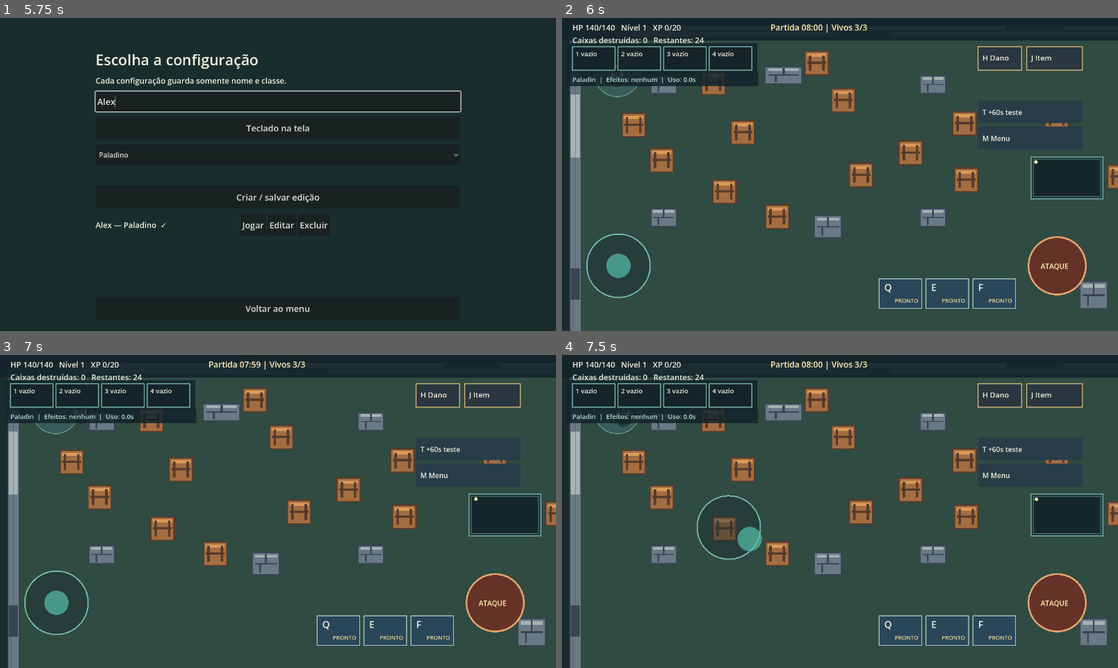
Above: before the commit, frames 1-4 (two rows, left to right).
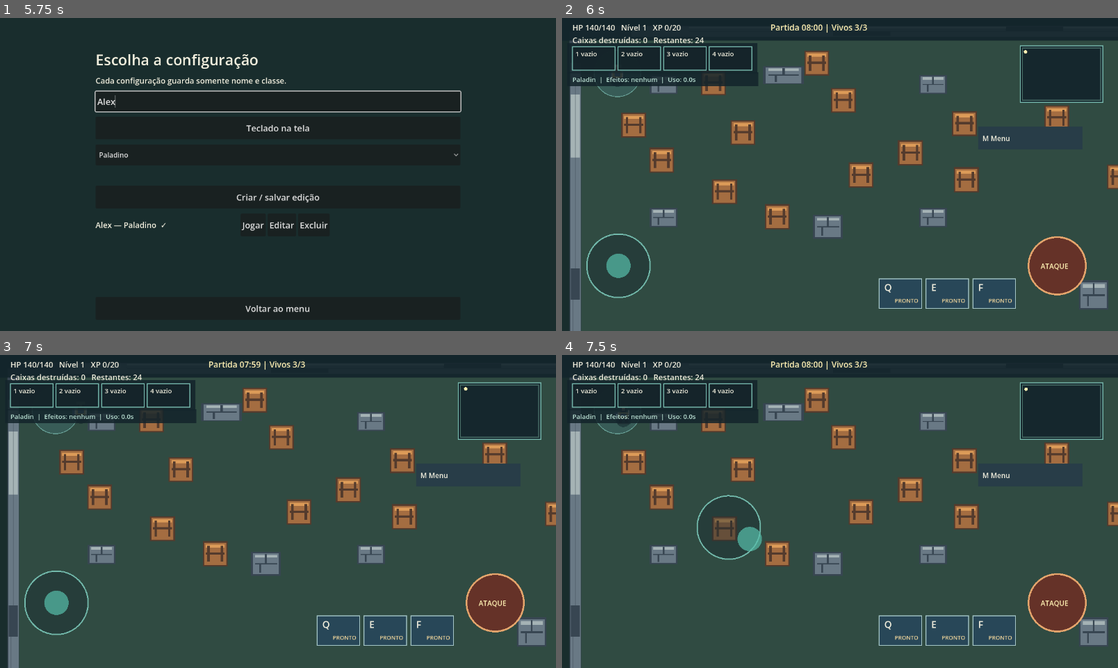
Above: after the commit, the same moments.

Repository: LRFSousa/RagArena
Game: Godot game, scene res://scenes/main.tscn
Same seed, same stepped clock (60 frames per second), same inputs: the game is played once before the commit and once after it.
Inputs (mouse positions are in pixels of both pictures, inside the frame that each line leads up to):
- Up to frame 1 (5.75 s): click (278, 102) at 0.52 s; type "Alex" at 0.6 s; click "Teclado na tela" at 1.25 s; click "Criar personagem local" at 2 s; click "Arena" at 2.75 s; click (278, 102) at 3.52 s; type "Alex" at 3.6 s; click "Criar / salvar edição" at 4.25 s; click (278, 102) at 5.02 s; type "Alex" at 5.1 s
- Up to frame 2 (6 s): click "Jogar" at 5.75 s
- Up to frame 3 (7 s): tap Enter at 6.5 s; move the mouse to (400, 495) at 6.52 s; hold D (move_right) from 6.53 s (still down); hold Space (attack) from 6.53 s (still down); click (400, 495) at 6.67 s
- Up to frame 4 (7.5 s): release D (move_right) at 7.25 s; release Space (attack) at 7.25 s; tap R (restart) at 7.25 s; drag from (728, 527) to (812, 574) at 7.27 s

Frame 1 is identical in both runs. In frame 2, 4.2% of the frame differs, in the area x 74-98%, y 8-58%; in frame 3, 4.2%; in frame 4, 4.2%.

Commit message:
Move minimap and extend sword swing across two cells

Diff:
--- a/scripts/arena.gd
+++ b/scripts/arena.gd
@@ -25,7 +25,7 @@
 @export var enable_debug_controls := true
 @export var allow_class_change := true
 @export var attack_interval := 0.42
-@export var attack_range := 92.0
+@export var attack_range := 152.0
 
 var player
 var camera: Camera2D
@@ -255,19 +255,37 @@
 func perform_attack() -> bool:
 	var start: Vector2 = player.position + player.facing * 24.0
 	var end: Vector2 = player.position + player.facing * attack_range
-	var query := PhysicsRayQueryParameters2D.create(start, end, 2, [player.get_rid()])
-	var hit := get_world_2d().direct_space_state.intersect_ray(query)
-	attack_end = hit.get("position", end)
+	var excludes: Array[RID] = [player.get_rid()]
+	var hit_crate := false
+	var melee: bool = combat.class_id == "paladin" or combat.class_id == "assassin"
+	attack_end = end
 	attack_flash = 0.12
 	player.show_attack()
-	if not hit.is_empty() and hit["collider"] is StaticBody2D and hit["collider"].has_method("take_crate_damage") and hit["collider"].destructible:
-		var damage_level: int = test_level if test_level > 0 else progression.level
-		hit["collider"].take_crate_damage(CombatRules.crate_damage(damage_level))
-		game_audio.play_cue("hit")
-		return true
-	else:
+	# O mesmo golpe percorre dois quadros. Alvos atingidos são excluídos da próxima
+	# consulta; pedra e paredes de fechamento interrompem o trajeto.
+	for i in range(8):
+		var query := PhysicsRayQueryParameters2D.create(start, end, 2 | 4, excludes)
+		var hit := get_world_2d().direct_space_state.intersect_ray(query)
+		if hit.is_empty():
+			break
+		var target: Object = hit["collider"]
+		if target is StaticBody2D:
+			if not target.has_method("take_crate_damage") or not target.destructible:
+				attack_end = hit["position"]
+				break
+			var damage_level: int = test_level if test_level > 0 else progression.level
+			target.take_crate_damage(CombatRules.crate_damage(damage_level))
+			hit_crate = true
+			game_audio.play_cue("hit")
+		elif target is CombatBot and melee:
+			combat.hit_bot(target, int(combat.stats()["damage"]))
+		excludes.append(target.get_rid())
+	if melee:
+		if combat.invisible > 0.0:
+			combat.invisible = 0.0
+	elif not hit_crate:
 		combat.fire_basic()
-	return false
+	return hit_crate
 
 func _input(event: InputEvent) -> void:
 	if event is InputEventKey and event.pressed and not event.echo:
@@ -295,20 +313,9 @@
 				restart_game()
 			elif Rect2(958, 250, 240, 52).has_point(event.position):
 				menu_requested.emit()
-			elif enable_debug_controls and Rect2(958, 190, 240, 52).has_point(event.position):
-				match_controller.advance(60.0)
 			elif event.position.y >= 65 and event.position.y <= 122 and event.position.x >= 24 and event.position.x < 444:
 				var slot_index := int((event.position.x - 24.0) / 105.0)
 				inventory.use_slot(slot_index)
-			elif event.position.y >= 65 and event.position.y <= 122 and event.position.x >= 958 and event.position.x < 1058:
-				debug_take_damage()
-			elif event.position.y >= 65 and event.position.y <= 122 and event.position.x >= 1070 and event.position.x < 1198:
-				debug_spawn_next_item()
-			elif event.position.y >= 125 and event.position.y <= 177 and event.position.x >= 1055 and event.position.x < 1198 and match_controller.player_eliminated:
-				match_controller.next_spectator()
-			elif event.position.y >= 125 and event.position.y <= 177 and event.position.x >= 1055 and event.position.x < 1198 and allow_class_change and match_controller.state == "active":
-				var classes := ["paladin", "mage", "assassin", "archer"]
-				combat.select_class(classes[(classes.find(combat.class_id) + 1) % classes.size()])
 			elif event.position.y >= 600 and event.position.y <= 668 and event.position.x >= 730 and event.position.x < 1054 and match_controller.state == "active" and inventory.hp > 0:
 				if combat.use_skill(int((event.position.x - 730.0) / 108.0)):
 					game_audio.play_cue("skill")
--- a/scripts/arena_hud.gd
+++ b/scripts/arena_hud.gd
@@ -2,6 +2,7 @@
 class_name ArenaHud
 
 var arena: Node2D
+const MINIMAP_RECT := Rect2(1055, 64, 190, 130)
 
 func _draw() -> void:
 	if arena == null:
@@ -19,20 +20,10 @@
 			draw_string(ThemeDB.fallback_font, origin + Vector2(7, 22), "%d %s" % [i + 1, item_text], HORIZONTAL_ALIGNMENT_LEFT, 90, 15, Color("f3f0df"))
 			if slot["quantity"] > 1:
 				draw_string(ThemeDB.fallback_font, origin + Vector2(74, 46), "x%d" % slot["quantity"], HORIZONTAL_ALIGNMENT_LEFT, 25, 15, Color("ffe0a0"))
-	if arena.enable_debug_controls:
-		for button in [[Rect2(958, 66, 100, 54), "H Dano"], [Rect2(1070, 66, 128, 54), "J Item"]]:
-			draw_rect(button[0], Color(0.16, 0.2, 0.25, 0.88))
-			draw_rect(button[0], Color("d6b77b"), false, 2)
-			draw_string(ThemeDB.fallback_font, button[0].position + Vector2(10, 32), button[1], HORIZONTAL_ALIGNMENT_LEFT, -1, 17, Color("f3f0df"))
-		if arena.allow_class_change or arena.match_controller != null and arena.match_controller.player_eliminated:
-			draw_rect(Rect2(1055, 125, 143, 52), Color("283d48"))
-			draw_string(ThemeDB.fallback_font, Vector2(1064, 157), "TAB Ver" if arena.match_controller != null and arena.match_controller.player_eliminated else "TAB Classe", HORIZONTAL_ALIGNMENT_LEFT, -1, 16, Color("f3f0df"))
-		draw_rect(Rect2(958, 190, 240, 52), Color("283d48"))
-		draw_string(ThemeDB.fallback_font, Vector2(968, 223), "T +60s teste", HORIZONTAL_ALIGNMENT_LEFT, -1, 16, Color("f3f0df"))
 	draw_rect(Rect2(958, 250, 240, 52), Color("283d48"))
 	draw_string(ThemeDB.fallback_font, Vector2(968, 283), "M Menu", HORIZONTAL_ALIGNMENT_LEFT, -1, 16, Color("f3f0df"))
 	# Minimap provisório: mostra limites, área segura e jogador, sem revelar oponentes.
-	var map_box := Rect2(1080, 320, 165, 96)
+	var map_box := MINIMAP_RECT
 	draw_rect(map_box, Color("13242be8"))
 	draw_rect(map_box, Color("79bcb0"), false, 2)
 	if arena.match_controller != null and arena.player != null:
--- a/scripts/main_flow.gd
+++ b/scripts/main_flow.gd
@@ -200,6 +200,7 @@
 		arena.queue_free()
 	arena = ArenaScene.instantiate()
 	arena.allow_class_change = false
+	arena.enable_debug_controls = false
 	add_child(arena)
 	arena.combat.select_class(str(preset["class_id"]))
 	arena.restart_requested.connect(_restart_match)
--- /dev/null
+++ b/tests/release07_attack_range.gd
@@ -0,0 +1,65 @@
+extends SceneTree
+
+const ArenaScene = preload("res://scenes/arena.tscn")
+const CrateScene = preload("res://scenes/crate.tscn")
+const WallScene = preload("res://scenes/wall.tscn")
+const HudScript = preload("res://scripts/arena_hud.gd")
+var failures := 0
+
+func _initialize() -> void:
+	call_deferred("run_tests")
+
+func check(value: bool, label: String) -> void:
+	if value:
+		print("PASS: ", label)
+	else:
+		failures += 1
+		push_error("FAIL: " + label)
+
+func run_tests() -> void:
+	var arena = ArenaScene.instantiate()
+	root.add_child(arena)
+	await physics_frame
+	check(HudScript.MINIMAP_RECT.position.y < 100 and HudScript.MINIMAP_RECT.end.x > 1200, "minimapa no canto superior direito")
+	check(not HudScript.MINIMAP_RECT.intersects(Rect2(730, 600, 314, 68)), "minimapa não cobre habilidades")
+	arena.player.position = Vector2(1500, 600)
+	arena.player.facing = Vector2.RIGHT
+	var crates: Array[StaticBody2D] = []
+	for x in [1580, 1648, 1740]:
+		var crate = CrateScene.instantiate()
+		crate.position = Vector2(x, 600)
+		arena.add_child(crate)
+		crates.append(crate)
+	await physics_frame
+	check(arena.perform_attack(), "espada encontra caixas no trajeto")
+	check(crates[0].hp == 30 and crates[1].hp == 30 and crates[2].hp == 45, "mesmo golpe acerta primeiro e segundo quadro, não o terceiro")
+	for crate in crates:
+		crate.queue_free()
+	await process_frame
+	arena.player.position = Vector2(1770, 600)
+	arena.combat.select_class("paladin")
+	var first = arena.combat.spawn_bot(Vector2(1850, 600))
+	var second = arena.combat.spawn_bot(Vector2(1918, 600))
+	first.attack_time = 1000.0
+	second.attack_time = 1000.0
+	await physics_frame
+	await physics_frame
+	var before_first: int = first.hp
+	var before_second: int = second.hp
+	arena.perform_attack()
+	check(first.hp < before_first and second.hp < before_second, "espada atinge dois oponentes alinhados")
+	var wall = WallScene.instantiate()
+	wall.position = Vector2(1884, 600)
+	wall.size = Vector2(24, 60)
+	arena.add_child(wall)
+	await physics_frame
+	await physics_frame
+	before_first = first.hp
+	before_second = second.hp
+	arena.perform_attack()
+	check(first.hp < before_first and second.hp == before_second, "parede entre os quadros protege o alvo de trás")
+	arena.queue_free()
+	await process_frame
+	if failures == 0:
+		print("RELEASE 0.7 ALCANCE: todos os testes passaram")
+	quit(0 if failures == 0 else 1)
Not shown, added: tests/release07_attack_range.gd.uid
Not shown, changed: docs/BACKLOG.md
Not shown, changed: docs/CHANGELOG.md
Not shown, changed: docs/GAME_DESIGN.md
Not shown, changed: docs/PENDENCIAS.md
Not shown, changed: docs/RELATORIOS/RELATORIO_07.md
